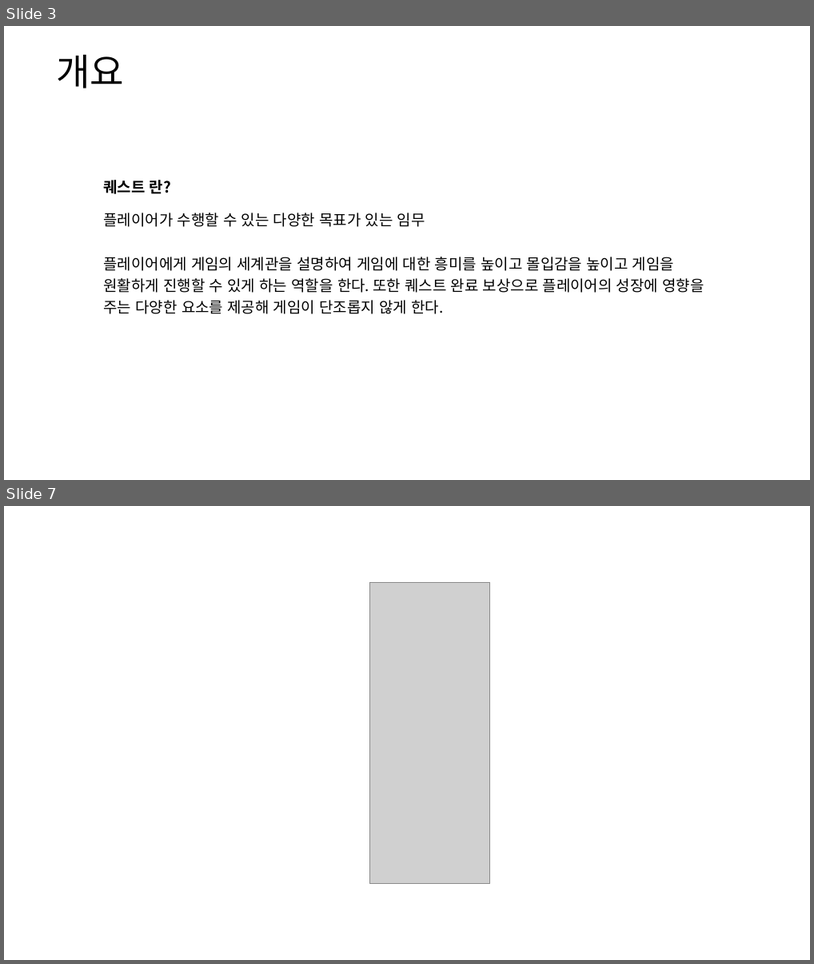
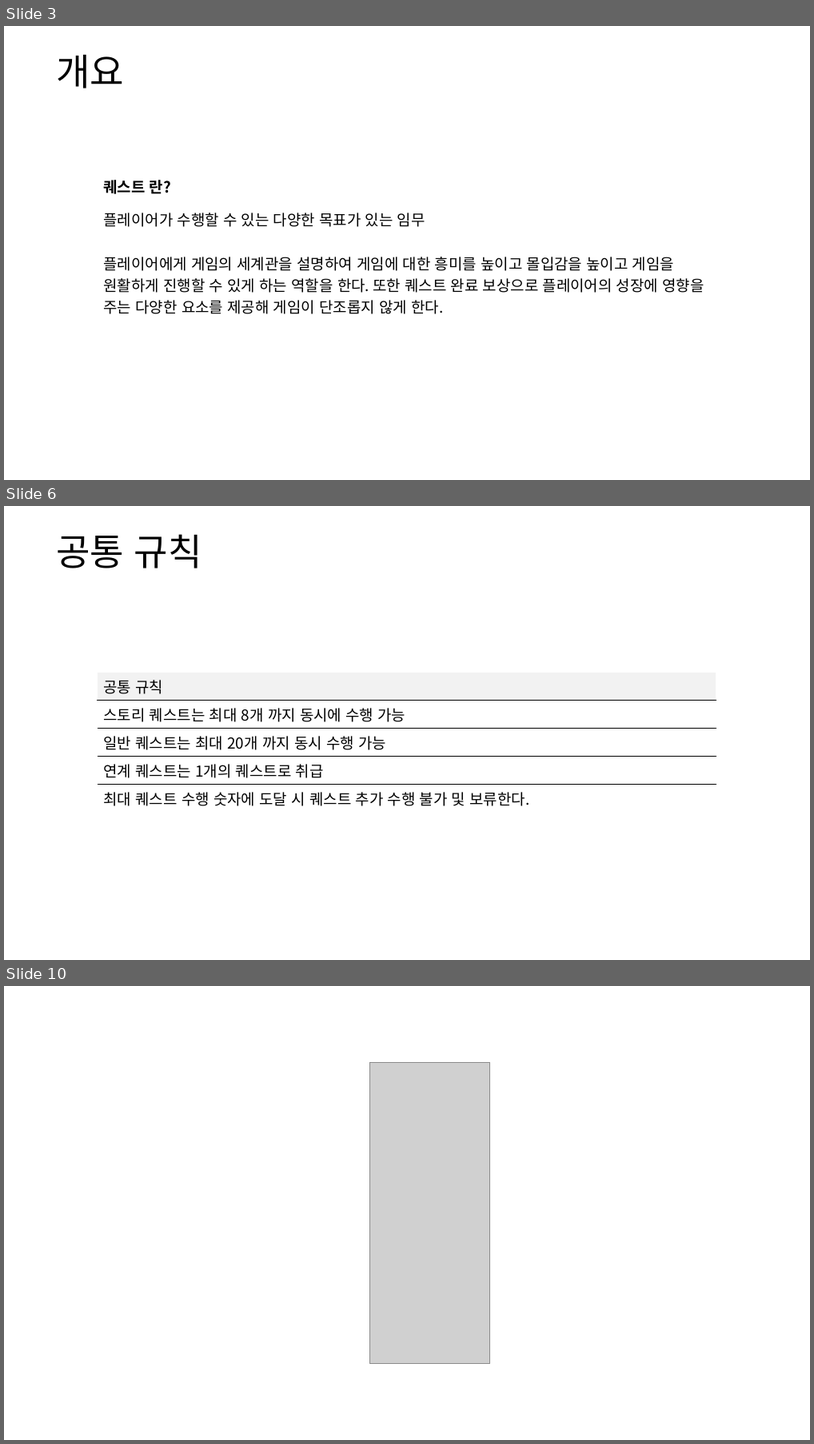
Before and after one commit to yjk0401/unityenginebasic_9th, a slide deck: 기획/방랑엽사전/퀘스트 시스템 기획서.pptx. Shown one above the other, each under a label of ours: slides 3 and 7 before the commit, slides 3, 6 and 10 after it; the slides between them are not shown. The pictures are 814x964 and 814x1444 pixels, drawn with LibreOffice and Linux fonts; fonts in the diff are those of the drawing; grey boxes stand for pictures. Boxes give left, top, right and bottom in pixels: in the first picture for what was removed or moved away, otherwise in the second. Text is boxed around its words. In the diff, an @@ line names an element or a change of style, - is before the commit and + after.

```diff
--- a/기획/방랑엽사전/퀘스트 시스템 기획서.pptx
+++ b/기획/방랑엽사전/퀘스트 시스템 기획서.pptx
@@ slide 6 added at [4,506,810,960], background #FFFFFF @@
@@ text added at [56,534,202,568], 44 pt, text #000000 @@
+공통 규칙
@@ table added at [98,672,718,809], 5 rows, 1 columns @@
+공통 규칙
+스토리 퀘스트는 최대 8개 까지 동시에 수행 가능
+일반 퀘스트는 최대 20개 까지 동시 수행 가능
+연계 퀘스트는 1개의 퀘스트로 취급
+최대 퀘스트 수행 숫자에 도달 시 퀘스트 추가 수행 불가 및 보류한다.
@@ what was slide 7 is now slide 10 @@
```
Also in this commit, not shown: 3 slides changed, 2 other slides added, 3 other files.
